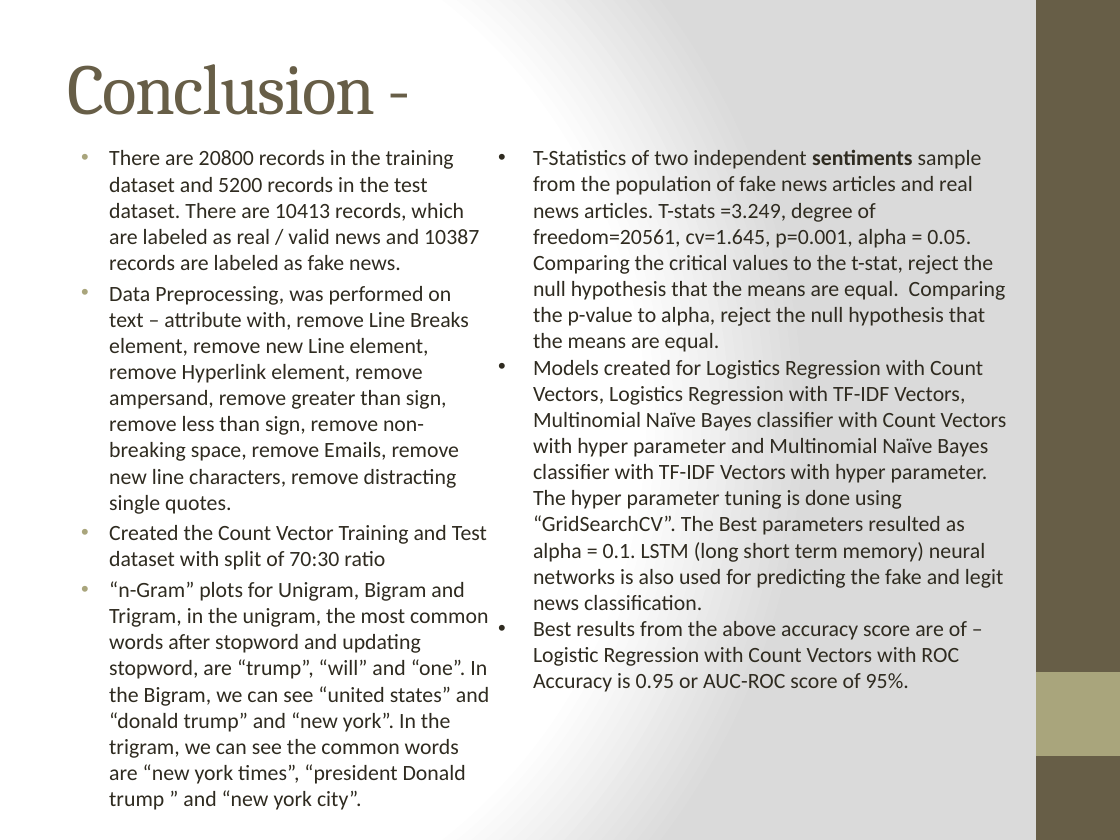
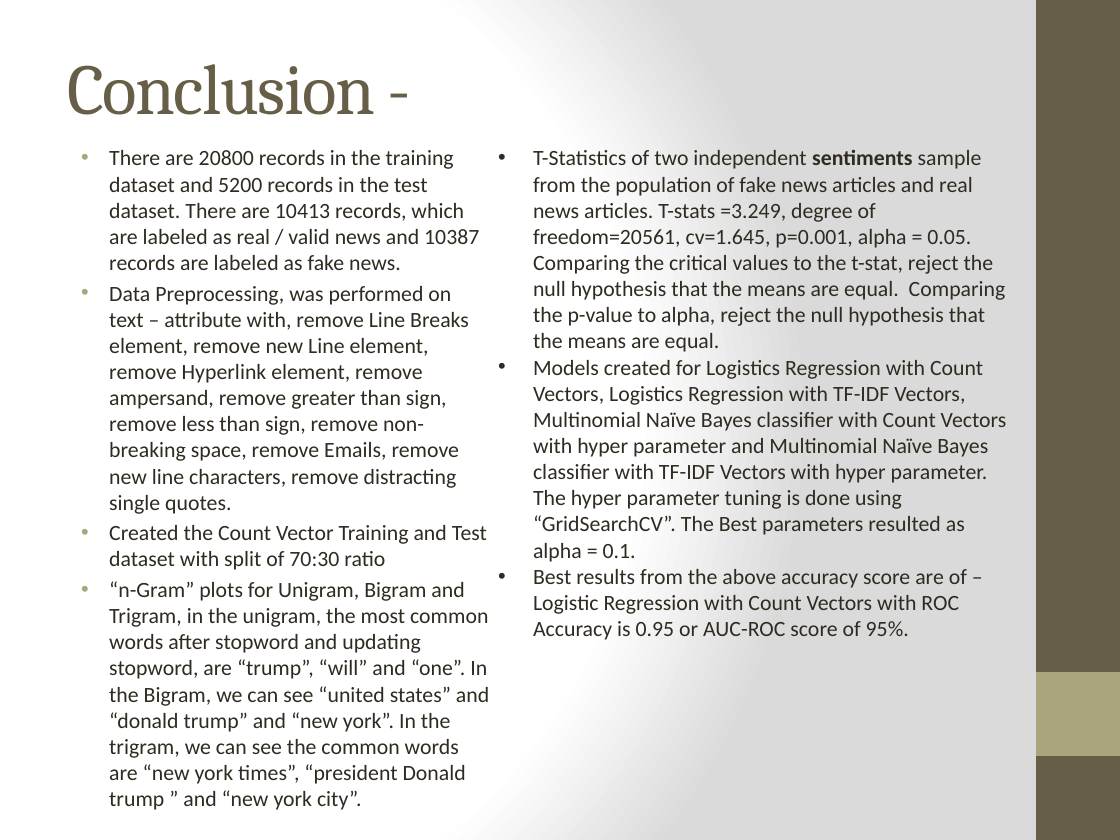
Before and after one commit to arijitsinha80/Springboard_CapstoneProject2, a slide deck: slide 13 of Capstone Project 2_Final.pptx (slide 12 before the commit). Drawn at 1120x840 pixels with LibreOffice and Linux fonts; fonts in the diff are those of the drawing. Boxes give left, top, right and bottom in pixels: in the first picture for what was removed or moved away, otherwise in the second. Text is boxed around its words. In the diff, an @@ line names an element or a change of style, - is before the commit and + after.

```diff
--- a/Capstone Project 2_Final.pptx
+++ b/Capstone Project 2_Final.pptx
@@ text at [533, 360, 1007, 562]: text changed @@
-• Models created for Logistics Regression with Count Vectors, Logistics Regression with TF-IDF Vectors, Multinomial Naïve Bayes classifier with Count Vectors with hyper parameter and Multinomial Naïve Bayes classifier with TF-IDF Vectors with hyper parameter. The hyper parameter tuning is done using “GridSearchCV”. The Best parameters resulted as alpha = 0.1. LSTM (long short term memory) neural networks is also used for predicting the fake and legit news classification.
+• Models created for Logistics Regression with Count Vectors, Logistics Regression with TF-IDF Vectors, Multinomial Naïve Bayes classifier with Count Vectors with hyper parameter and Multinomial Naïve Bayes classifier with TF-IDF Vectors with hyper parameter. The hyper parameter tuning is done using “GridSearchCV”. The Best parameters resulted as alpha = 0.1.
```
Also in this commit, not shown: 1 other slide changed, 1 slide added, 3 other files.
